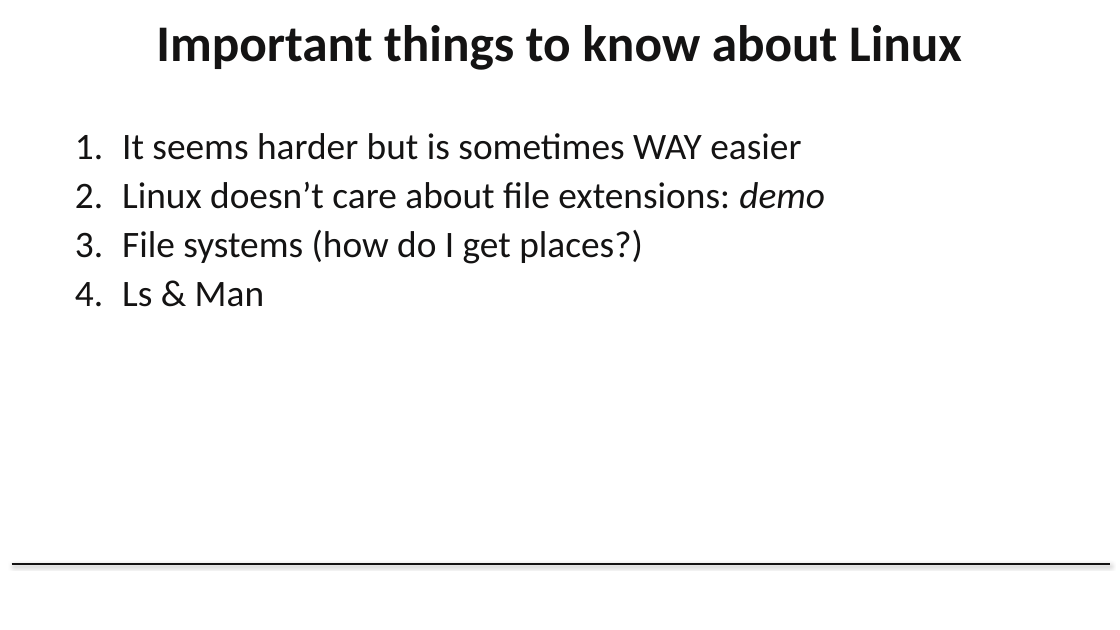
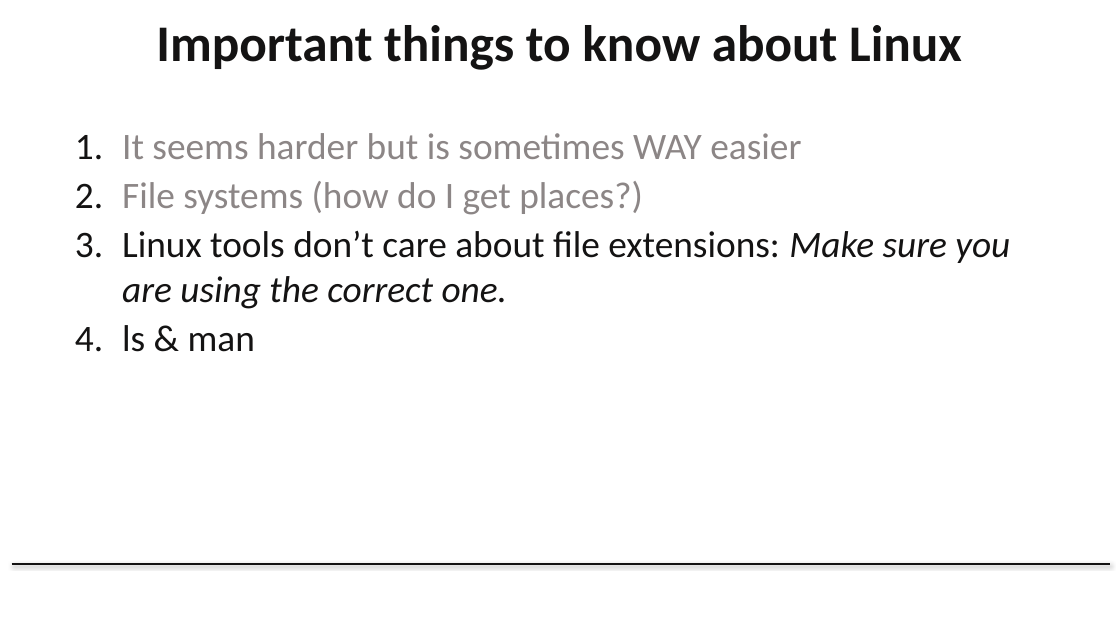
Before and after one commit to Dowell-Lab/srworkshop, a slide deck: slide 17 of day02/slides/Day2_Slides_2023_HT.pptx (slide 16 before the commit). Drawn at 1120x630 pixels with LibreOffice and Linux fonts; fonts in the diff are those of the drawing; background and template pictures are left out. Boxes give left, top, right and bottom in pixels: in the first picture for what was removed or moved away, otherwise in the second. Text is boxed around its words. In the diff, an @@ line names an element or a change of style, - is before the commit and + after.

```diff
--- a/day02/slides/Day2_Slides_2023_HT.pptx
+++ b/day02/slides/Day2_Slides_2023_HT.pptx
@@ text at [122, 133, 801, 215]: text colour #141313 to #8C8686 in "It seems harder but is sometimes WAY ...", "File systems (how do I get places?)" @@
@@ text at [122, 182, 825, 209]: paragraph removed @@
-2. Linux doesn’t care about file extensions: demo
@@ text at [122, 231, 1010, 352]: text changed @@
-4. Ls & Man
+3. Linux tools don’t care about file extensions: Make sure you are using the correct one.
+4. ls & man
```
Also in this commit, not shown: 5 other slides changed, 3 slides added.
